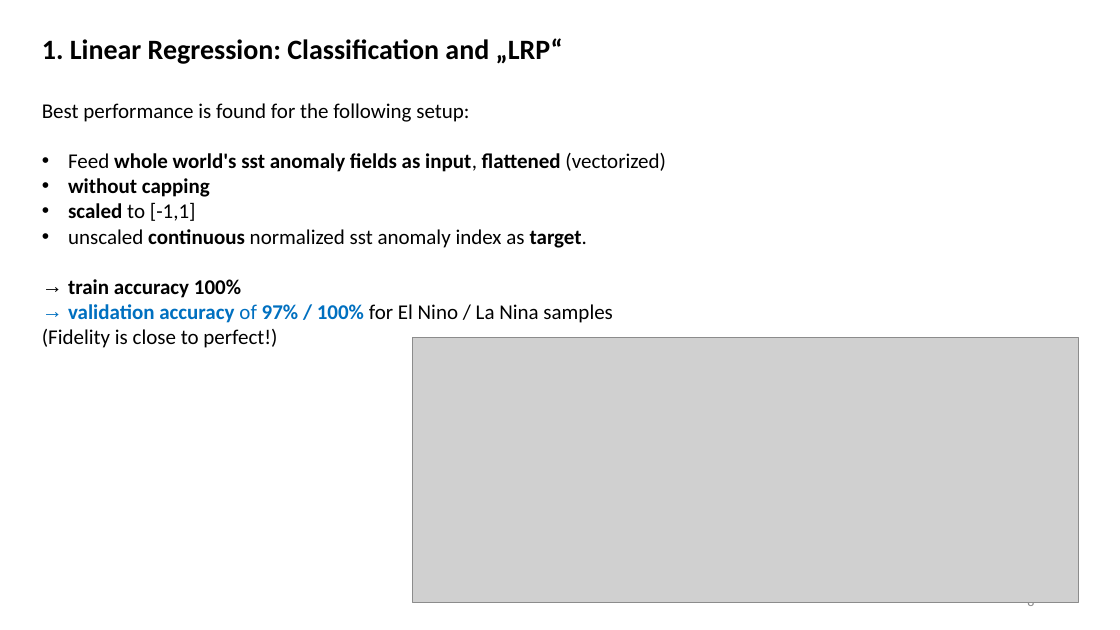
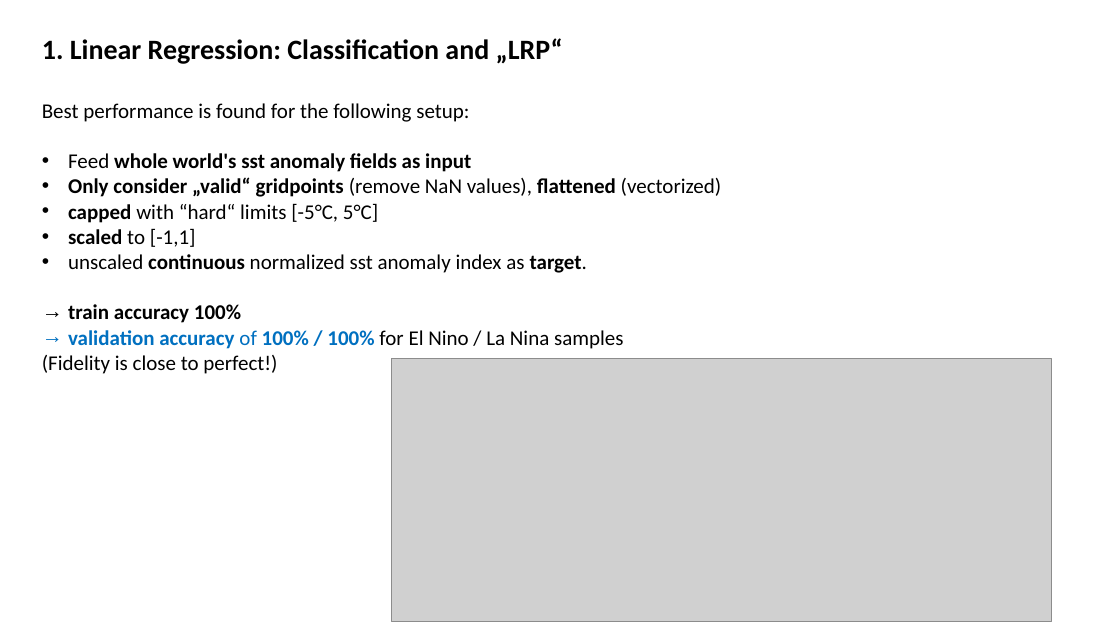
Before and after one commit to MarcoLandtHayen/EchoStateNetworks, a slide deck: slide 10 of ESN_exp09_Classification_LRP.pptx (slide 8 before the commit). Drawn at 1120x630 pixels with LibreOffice and Linux fonts; fonts in the diff are those of the drawing; grey boxes stand for pictures. Boxes give left, top, right and bottom in pixels: in the first picture for what was removed or moved away, otherwise in the second. Text is boxed around its words. In the diff, an @@ line names an element or a change of style, - is before the commit and + after.

```diff
--- a/ESN_exp09_Classification_LRP.pptx
+++ b/ESN_exp09_Classification_LRP.pptx
@@ text at bbox=[68, 153, 722, 223]: text changed @@
-• Feed whole world's sst anomaly fields as input, flattened (vectorized)
-• without capping
+• Feed whole world's sst anomaly fields as input
+• Only consider „valid“ gridpoints (remove NaN values), flattened (vectorized)
+• capped with “hard“ limits [-5°C, 5°C]
@@ text at bbox=[68, 330, 623, 349]: text changed @@
-→ validation accuracy of 97% / 100% for El Nino / La Nina samples
+→ validation accuracy of 100% / 100% for El Nino / La Nina samples
@@ picture: place and size @@
-picture at bbox=[413, 338, 1078, 602]
+picture at bbox=[392, 359, 1052, 621]
@@ page number removed at bbox=[1027, 602, 1034, 610] @@
-8
```
Also in this commit, not shown: 10 other slides changed, 5 slides added, 4 other files.
